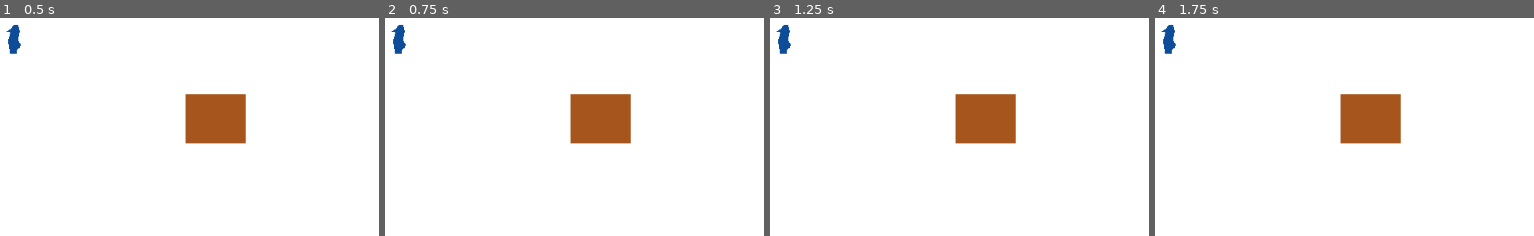
Above: before the commit, frames 1-4 (left to right).
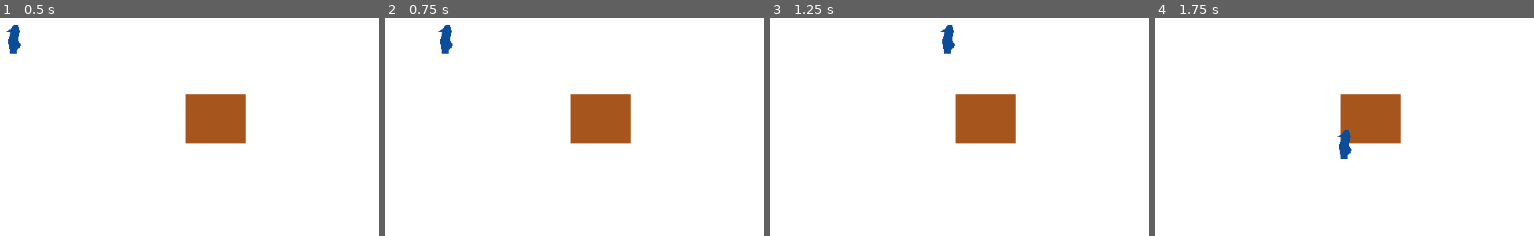
Above: after the commit, the same moments.

Repository: FlorentinBurgeat/jam16
Game: Godot game, scene res://Scenes/Zoo.tscn
Same seed, same stepped clock (60 frames per second), same inputs: the game is played once before the commit and once after it.
Inputs:
- Up to frame 1 (0.5 s): no input
- Up to frame 2 (0.75 s): tap Enter at 0.5 s; hold Right (ui_right) from 0.53 s (still down)
- Up to frame 3 (1.25 s): keep holding Right (ui_right)
- Up to frame 4 (1.75 s): release Right (ui_right) at 1.28 s; hold Down (ui_down) from 1.28 s (still down)

Frame 1 is identical in both runs. In frame 2, 0.7% of the frame differs, in the area x 1-18%, y 3-17%; in frame 3, 0.7%; in frame 4, 0.7%.

Commit message:
Ajout du script de deplacement du pingouin + réorganisation de fichiers

Diff:
--- /dev/null
+++ b/Composants/Pingouin/Pingouin.gd
@@ -0,0 +1,35 @@
+extends KinematicBody2D
+
+# Declare member variables here. Examples:
+export var speed = 300
+export var can_move: bool = true
+
+func calculateVelocity(target):
+	return target.normalized() * speed
+
+func updatePosition(velocity: Vector2, delta):
+	position += velocity * delta
+
+
+func calculateTargetedPosition():
+	var position_targeted = Vector2()
+	if Input.is_action_pressed("ui_up"):
+		position_targeted.y -= 1
+	if Input.is_action_pressed("ui_down"):
+		position_targeted.y += 1
+	if Input.is_action_pressed("ui_left"):
+		position_targeted.x -= 1
+	if Input.is_action_pressed("ui_right"):
+		position_targeted.x +=1
+	return position_targeted
+
+# Called when the node enters the scene tree for the first time.
+func _ready():
+	pass # Replace with function body.
+
+
+# Called every frame. 'delta' is the elapsed time since the previous frame.
+func _process(delta):
+	if can_move:
+		var velocity = calculateVelocity(calculateTargetedPosition())
+		updatePosition(velocity, delta)
--- a/Composants/Pingouin.tscn
+++ b/Composants/Pingouin/Pingouin.tscn
@@ -1,7 +1,10 @@
-[gd_scene format=2]
+[gd_scene load_steps=2 format=2]
+
+[ext_resource path="res://Composants/Pingouin/Pingouin.gd" type="Script" id=1]
 
 [node name="Pingouin" type="KinematicBody2D"]
 position = Vector2( 72.106, 60.3069 )
+script = ExtResource( 1 )
 __meta__ = {
 "_edit_group_": true
 }
--- a/Scenes/Zoo.tscn
+++ b/Scenes/Zoo.tscn
@@ -1,6 +1,7 @@
-[gd_scene load_steps=2 format=2]
+[gd_scene load_steps=3 format=2]
 
-[ext_resource path="res://Composants/Maison.tscn" type="PackedScene" id=1]
+[ext_resource path="res://Composants/Maison/Maison.tscn" type="PackedScene" id=1]
+[ext_resource path="res://Composants/Pingouin/Pingouin.tscn" type="PackedScene" id=2]
 
 [node name="Zoo" type="Node"]
 
@@ -19,17 +20,4 @@
 
 [node name="Maison" parent="." instance=ExtResource( 1 )]
 
-[node name="Pingouin" type="KinematicBody2D" parent="."]
-position = Vector2( 72.106, 60.3069 )
-__meta__ = {
-"_edit_group_": true
-}
-
-[node name="Polygon2D" type="Polygon2D" parent="Pingouin"]
-color = Color( 0.0509804, 0.301961, 0.6, 1 )
-polygon = PoolVector2Array( 4.08804, 8.77024, -4.15265, 8.77024, -6.96198, -7.89842, -3.77807, -18.7611, -9.02215, -19.6976, -3.21621, -23.4434, 0.529564, -28.5001, 5.77364, -28.6874, 8.20838, -20.0722, 5.77364, -8.46029, 9.14482, -3.96536, 8.39567, 0.904129, 4.46262, 3.52617 )
-
-[node name="CollisionPolygon2D" type="CollisionPolygon2D" parent="Pingouin"]
-position = Vector2( -3.12101, -8.34944 )
-scale = Vector2( 0.28601, 1.29447 )
-polygon = PoolVector2Array( 23.896, 12.7912, -2.29733, 12.9359, -14.7392, 0.203739, 12.7638, -15.5668, 29.1346, -15.4221, 36.3378, -8.47727 )
+[node name="Pingouin" parent="." instance=ExtResource( 2 )]
Renamed: Composants/Maison.tscn -> Composants/Maison/Maison.tscn
